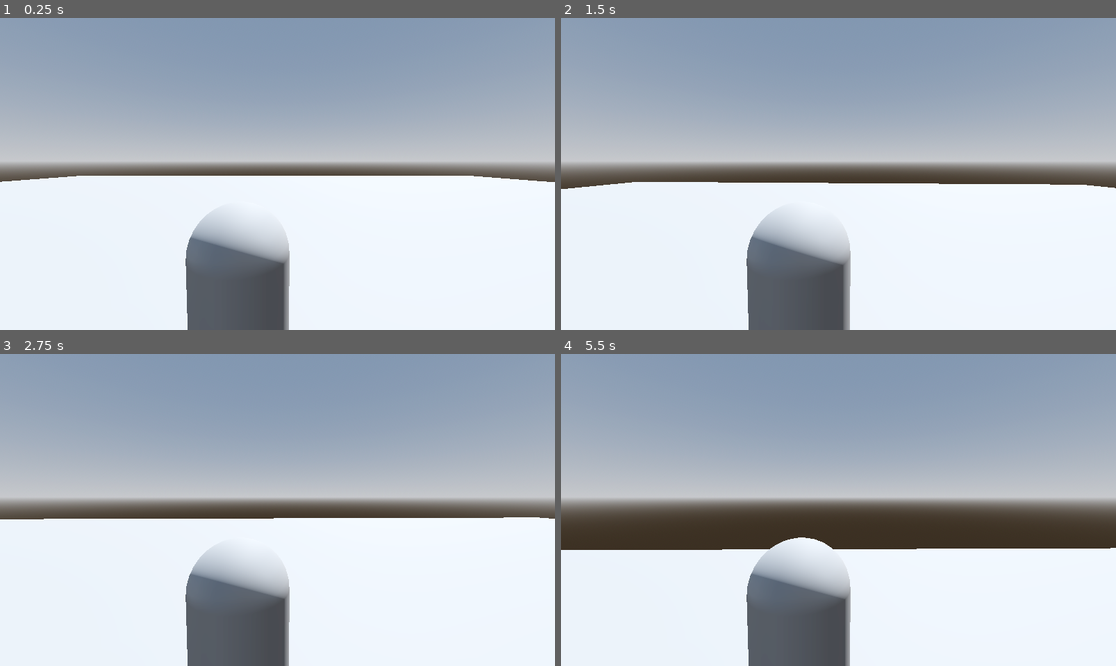
Above: before the commit, frames 1-4 (two rows, left to right).
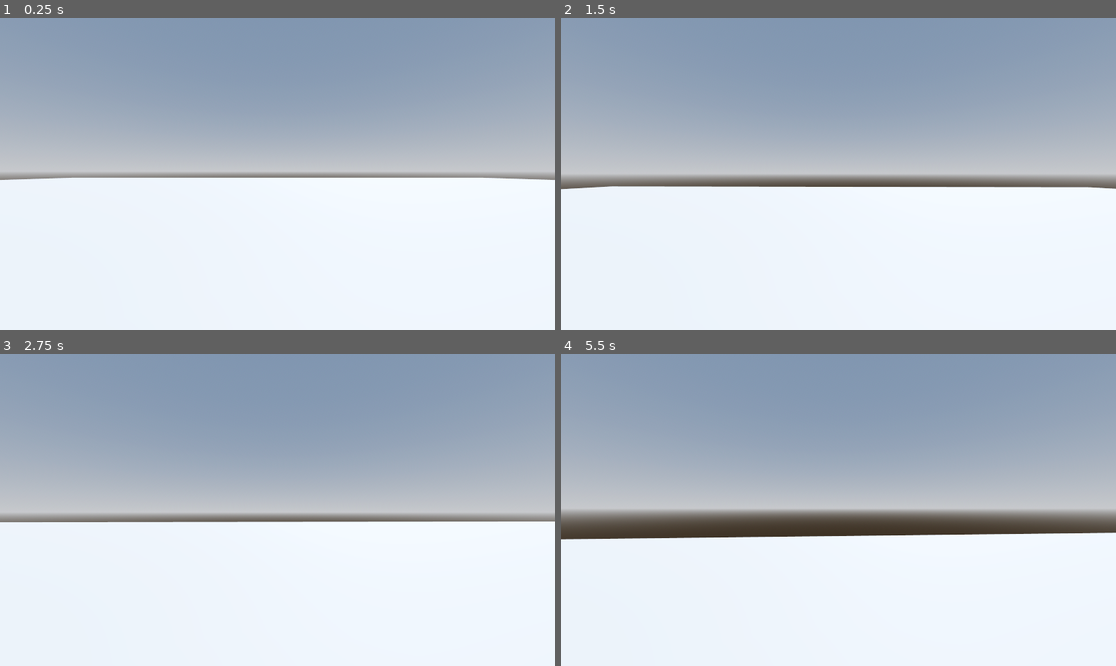
Above: after the commit, the same moments.

Repository: AlexanderMendivil/robo-rampage
Game: Godot game, scene res://levels/SandBox.tscn
Two runs of this game, one before a commit and one after it. Both use one fixed random seed, a clock stepped at 60 frames per second and the inputs below.
Inputs (mouse positions are in pixels of both pictures, inside the frame that each line leads up to):
- Up to frame 1 (0.25 s): no input
- Up to frame 2 (1.5 s): move the mouse to (866, 174) at 0.52 s; hold W (move_forward) from 0.53 s (still down); tap Space (jump) at 0.77 s; move the mouse to (810, 174) at 1.27 s
- Up to frame 3 (2.75 s): keep holding W (move_forward); tap Space (jump) at 1.52 s; tap Enter at 2 s; move the mouse to (288, 503) at 2.02 s
- Up to frame 4 (5.5 s): keep holding W (move_forward); move the mouse to (832, 516) at 2.77 s; tap Space (jump) at 3.02, 3.77, 4.52 s; move the mouse to (877, 513) at 3.52 s; tap Escape (ui_cancel) at 4.15 s; move the mouse to (794, 506) at 4.27 s; move the mouse to (844, 510) at 5.02 s

The runs differ from the first frame. In frame 1, 11% of the frame differs, in the area x 0-100%, y 46-100%; in frame 2, 14%; in frame 3, 13%; in frame 4, 18%.
Error before the commit: Invalid call. Nonexistent function 'is_action_just_pressed' in base 'InputEventMouseMotion'. (res://player/player.gd:37)

Commit message:
camera setup

Diff:
--- /dev/null
+++ b/player/SmoothCamera.gd
@@ -0,0 +1,12 @@
+extends Camera3D
+
+@export var speed := 44.0
+
+
+func _physics_process(delta):
+	global_transform = global_transform.interpolate_with(
+		get_parent().global_transform,
+		clamp(speed * delta, 0.0,0.1)
+	)
+
+	global_position = get_parent().global_position
--- a/player/player.gd
+++ b/player/player.gd
@@ -7,7 +7,7 @@
 # Get the gravity from the project settings to be synced with RigidBody nodes.
 var gravity = ProjectSettings.get_setting("physics/3d/default_gravity")
 var mouse_motion := Vector2.ZERO
-
+@onready var camera_pivot = $CameraPivot
 
 func _ready():
 	Input.mouse_mode = Input.MOUSE_MODE_CAPTURED
@@ -34,9 +34,11 @@
 func _input(event: InputEvent) -> void:
 	if event is InputEventMouseMotion && Input.mouse_mode == Input.MOUSE_MODE_CAPTURED:
 		mouse_motion = -event.relative * 0.001
-	if event.is_action_just_pressed("ui_cancel"):
+	if Input.is_action_just_pressed("ui_cancel"):
 		Input.mouse_mode = Input.MOUSE_MODE_VISIBLE
 
 func handle_camera_rotation() -> void:
 	rotate_y(mouse_motion.x)
+	camera_pivot.rotate_x(mouse_motion.y)
+	camera_pivot.rotation_degrees.x = clamp(camera_pivot.rotation_degrees.x, -90, 90)
 	mouse_motion = Vector2.ZERO
--- a/player/player.tscn
+++ b/player/player.tscn
@@ -1,6 +1,7 @@
-[gd_scene load_steps=4 format=3 uid="uid://u7ytgrl0kr0s"]
+[gd_scene load_steps=5 format=3 uid="uid://u7ytgrl0kr0s"]
 
 [ext_resource type="Script" path="res://player/player.gd" id="1_8pwgk"]
+[ext_resource type="Script" path="res://player/SmoothCamera.gd" id="2_dw4v6"]
 
 [sub_resource type="CapsuleMesh" id="CapsuleMesh_gn0ah"]
 
@@ -15,5 +16,9 @@
 [node name="CollisionShape3D" type="CollisionShape3D" parent="."]
 shape = SubResource("CapsuleShape3D_sf48n")
 
-[node name="Camera3D" type="Camera3D" parent="."]
+[node name="CameraPivot" type="Node3D" parent="."]
+
+[node name="SmoothCamera" type="Camera3D" parent="CameraPivot"]
 transform = Transform3D(1, 0, 0, 0, 0.997989, 0.0633828, 0, -0.0633828, 0.997989, 0.379883, 1.41196, 2)
+top_level = true
+script = ExtResource("2_dw4v6")
--- a/project.godot
+++ b/project.godot
@@ -42,3 +42,9 @@
 "events": [Object(InputEventKey,"resource_local_to_scene":false,"resource_name":"","device":-1,"window_id":0,"alt_pressed":false,"shift_pressed":false,"ctrl_pressed":false,"meta_pressed":false,"pressed":false,"keycode":0,"physical_keycode":32,"key_label":0,"unicode":32,"echo":false,"script":null)
 ]
 }
+
+[rendering]
+
+anti_aliasing/quality/msaa_3d=3
+anti_aliasing/quality/screen_space_aa=1
+anti_aliasing/quality/use_taa=true
